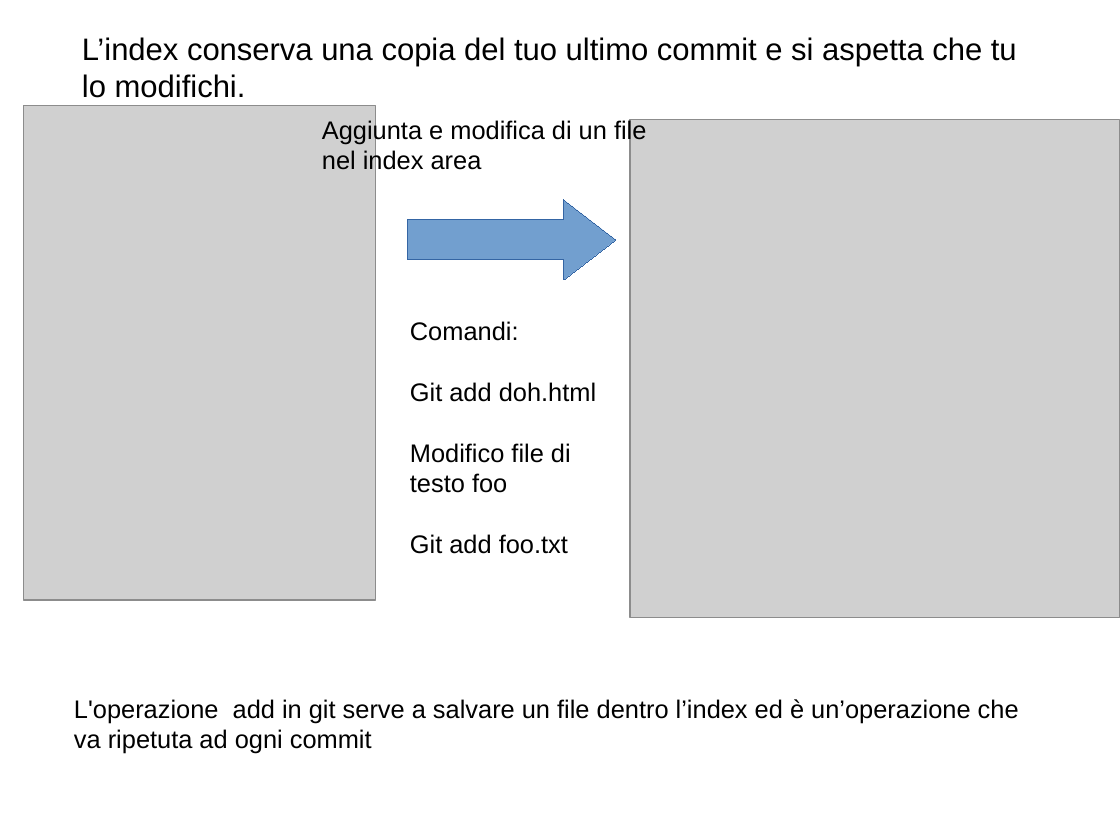
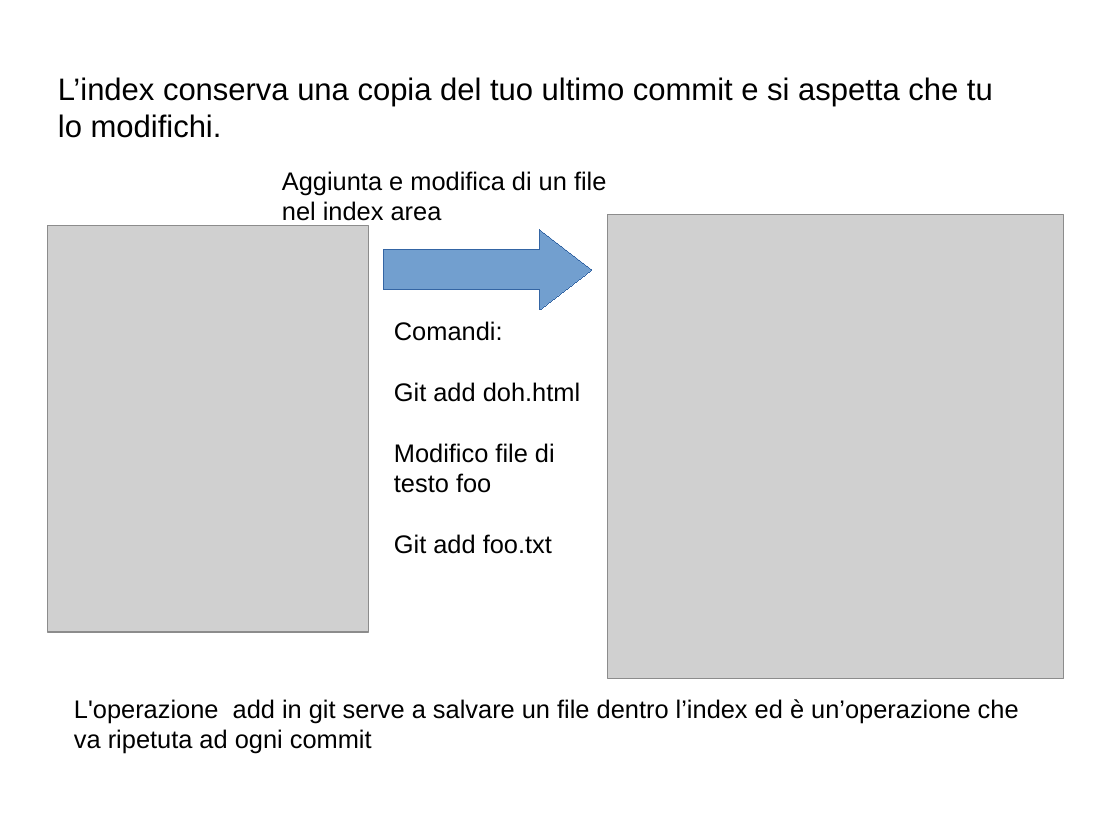
Before and after one commit to GioeleCicchini/Git-Presentation, a slide deck: slide 8 of presentazione git.odp (slide 7 before the commit). Drawn at 1120x840 pixels with LibreOffice and Linux fonts; fonts in the diff are those of the drawing; grey boxes stand for pictures; background and template pictures are left out. Boxes give left, top, right and bottom in pixels: in the first picture for what was removed or moved away, otherwise in the second. Text is boxed around its words. In the diff, an @@ line names an element or a change of style, - is before the commit and + after.

```diff
--- a/presentazione git.odp
+++ b/presentazione git.odp
@@ text "L’index conserva una copia del ...": place and size @@
-text "L’index conserva una copia del ..." at bbox=[82, 37, 1017, 98]
+text "L’index conserva una copia del ..." at bbox=[58, 77, 993, 138]
@@ text "Aggiunta e modifica di un ...": place and size @@
-text "Aggiunta e modifica di un ..." at bbox=[322, 118, 646, 175]
+text "Aggiunta e modifica di un ..." at bbox=[282, 171, 606, 226]
@@ picture: place and size @@
-picture at bbox=[23, 106, 376, 600]
+picture at bbox=[48, 226, 368, 632]
@@ right arrow: place and size @@
-right arrow at bbox=[409, 200, 617, 281]
+right arrow at bbox=[384, 230, 593, 310]
@@ picture: place and size @@
-picture at bbox=[630, 120, 1120, 618]
+picture at bbox=[608, 215, 1064, 680]
@@ text "Comandi:": place and size @@
-text "Comandi:" at bbox=[410, 321, 596, 554]
+text "Comandi:" at bbox=[394, 321, 580, 554]
```
Also in this commit, not shown: 10 other slides changed, 1 slide added, 1 other file.
